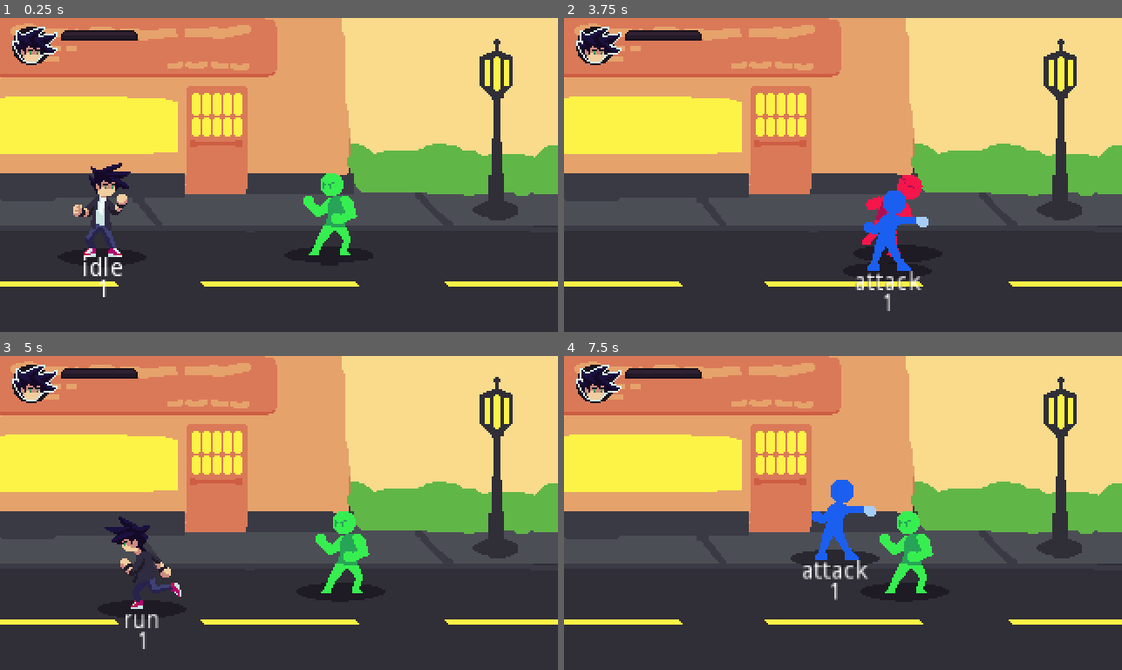
Above: before the commit, frames 1-4 (two rows, left to right).
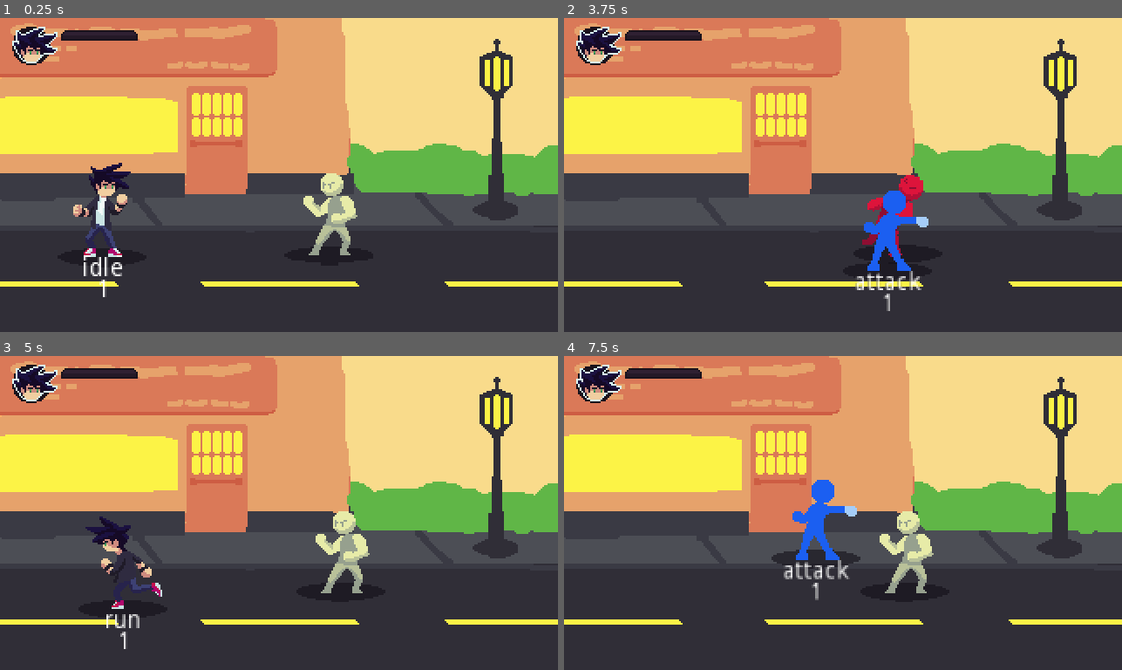
Above: after the commit, the same moments.

Repository: VrituuRuby/Beat-em-Up-Game
Game: Godot game, scene res://levels/World.tscn
Two runs of this game, one before a commit and one after it. Both use one fixed random seed, a clock stepped at 60 frames per second and the inputs below.
Inputs:
- Up to frame 1 (0.25 s): no input
- Up to frame 2 (3.75 s): hold Right (ui_right) 0.53-1.28 s; hold Z (attack1) 0.53-1.28 s; hold Down (ui_down) 1.28-2.03 s; tap Z (attack1) at 1.35, 2.85 s; hold Right (ui_right) 2.03-2.78 s; hold Z (attack1) 2.03-2.78 s; hold Up (ui_up) 2.78-3.53 s; hold Left (ui_left) from 3.53 s (still down); hold Z (attack1) from 3.53 s (still down)
- Up to frame 3 (5 s): keep holding Left (ui_left); release Z (attack1) at 4.28 s; tap Z (attack1) at 4.35 s
- Up to frame 4 (7.5 s): release Left (ui_left) at 5.03 s; hold Down (ui_down) 5.03-5.78 s; hold Z (attack1) 5.03-5.78 s; hold Right (ui_right) 5.78-6.53 s; tap Z (attack1) at 5.85, 7.35 s; hold Up (ui_up) 6.53-7.28 s; hold Z (attack1) 6.53-7.28 s; hold Right (ui_right) from 7.28 s (still down)

The runs differ from the first frame. In frame 1, 1.2% of the frame differs, in the area x 54-65%, y 49-76%; in frame 2, 0.4%; in frame 3, 3.0%; in frame 4, 3.7%, in the area x 37-67%, y 39-78%.

Commit message:
Placeholder enemy animations + stun state

Diff:
--- a/actors/enemy/Enemy.gd
+++ b/actors/enemy/Enemy.gd
@@ -2,18 +2,20 @@
 enum STATE{
 	IDLE,
 	HURT,
-	ATTACK
+	STUN,
+	KNOCKEDBACK
 }
 
 onready var animation_player = $AnimationPlayer
 onready var label = $Label
 onready var sprite = $Sprite
-
+onready var stun_timer = $StunTimer
 
 var vel = Vector2.ZERO
 var player = null
 var state = STATE.IDLE
 var player_dir = Vector2.ZERO
+var stun_count = 0
 
 func _ready():
 	add_to_group('enemies')
@@ -26,6 +28,12 @@
 		STATE.IDLE:
 			label.set_text('IDLE')
 			_idle_state()
+		STATE.STUN:
+			label.set_text('STUNNED')
+			_stun_state()
+		STATE.KNOCKEDBACK:
+			_knockedback_state()
+			label.set_text('KNOCKED')
 
 	if player != null:
 		player_dir = global_position - player.global_position
@@ -42,20 +50,40 @@
 	animation_player.play("Idle")
 	vel = vel.linear_interpolate(Vector2.ZERO, 0.2)
 
+func _stun_state():
+	vel = vel.linear_interpolate(Vector2.ZERO, 0.2)
+	animation_player.play("Stun")
+
+func _knockedback_state():
+	animation_player.play("Knockback")
+	vel.x = 250 * sprite.scale.x
+	vel = vel.linear_interpolate(Vector2.ZERO, 0.4)
+
 func _hurt_state():
 	animation_player.play("Hurt")
 
 func _take_damage():
 	state = STATE.HURT
-	vel.x += 20 * sprite.scale.x
+	vel.x = 20 * sprite.scale.x
+	stun_count += 1
+	stun_timer.start()
+	if stun_count == 2:
+		state = STATE.STUN
+		stun_count = 0
 
 func _set_player(playerNode):
  player = playerNode
 
 func _on_Hurtbox_area_entered(area):
-	if player.global_position.y >= global_position.y - 10 and player.global_position.y <= global_position.y + 10:
-		_take_damage()
-		area.emit_signal('hit')
+	if state != STATE.STUN:
+		if player.global_position.y >= global_position.y - 10 and player.global_position.y <= global_position.y + 10:
+			_take_damage()
+			area.emit_signal('hit')
+	else:
+		state = STATE.KNOCKEDBACK
 
 func _on_animation_finished():
 	state = STATE.IDLE
+
+func _on_StunTimer_timeout():
+	stun_count = 0
--- a/actors/enemy/Enemy.tscn
+++ b/actors/enemy/Enemy.tscn
@@ -1,15 +1,41 @@
-[gd_scene load_steps=9 format=2]
+[gd_scene load_steps=12 format=2]
 
 [ext_resource path="res://actors/enemy/Enemy.gd" type="Script" id=1]
 [ext_resource path="res://actors/shadow.png" type="Texture" id=2]
-[ext_resource path="res://actors/enemy/enemy-damage.png" type="Texture" id=3]
+[ext_resource path="res://actors/enemy/enemy-spritesheet.png" type="Texture" id=3]
 [ext_resource path="res://actors/hit-hurtboxes/Hurtbox.tscn" type="PackedScene" id=5]
 
 [sub_resource type="RectangleShape2D" id=1]
 extents = Vector2( 4, 10 )
 
 [sub_resource type="Animation" id=2]
-resource_name = "Hurt"
+resource_name = "Dead"
+tracks/0/type = "value"
+tracks/0/path = NodePath("Sprite:frame")
+tracks/0/interp = 1
+tracks/0/loop_wrap = true
+tracks/0/imported = false
+tracks/0/enabled = true
+tracks/0/keys = {
+"times": PoolRealArray( 0 ),
+"transitions": PoolRealArray( 1 ),
+"update": 1,
+"values": [ 5 ]
+}
+tracks/1/type = "value"
+tracks/1/path = NodePath("Sprite:position")
+tracks/1/interp = 1
+tracks/1/loop_wrap = true
+tracks/1/imported = false
+tracks/1/enabled = true
+tracks/1/keys = {
+"times": PoolRealArray( 0 ),
+"transitions": PoolRealArray( 1 ),
+"update": 0,
+"values": [ Vector2( 0, -32 ) ]
+}
+
+[sub_resource type="Animation" id=3]
 length = 0.5
 step = 0.01
 tracks/0/type = "value"
@@ -22,7 +48,7 @@
 "times": PoolRealArray( 0 ),
 "transitions": PoolRealArray( 1 ),
 "update": 1,
-"values": [ 1 ]
+"values": [ 2 ]
 }
 tracks/1/type = "method"
 tracks/1/path = NodePath(".")
@@ -57,14 +83,25 @@
 tracks/3/imported = false
 tracks/3/enabled = true
 tracks/3/keys = {
-"times": PoolRealArray( 0, 0.02, 0.03, 0.05, 0.08, 0.1, 0.17 ),
-"transitions": PoolRealArray( 1, 1, 1, 1, 1, 1, 1 ),
-"update": 0,
-"values": [ Color( 0.215686, 0.933333, 0.376471, 1 ), Color( 0.960784, 0.0862745, 0.352941, 1 ), Color( 0.215686, 0.933333, 0.376471, 1 ), Color( 0.960784, 0.0862745, 0.352941, 1 ), Color( 0.215686, 0.933333, 0.376471, 1 ), Color( 0.960784, 0.0862745, 0.352941, 1 ), Color( 0.215686, 0.933333, 0.376471, 1 ) ]
-}
-
-[sub_resource type="Animation" id=3]
-resource_name = "Idle"
+"times": PoolRealArray( 0, 0.05, 0.08, 0.1, 0.17 ),
+"transitions": PoolRealArray( 1, 1, 1, 1, 1 ),
+"update": 0,
+"values": [ Color( 0.960784, 0.0862745, 0.352941, 1 ), Color( 0.960784, 0.0862745, 0.352941, 1 ), Color( 1, 1, 1, 1 ), Color( 0.960784, 0.0862745, 0.352941, 1 ), Color( 1, 1, 1, 1 ) ]
+}
+tracks/4/type = "value"
+tracks/4/path = NodePath("Sprite:position")
+tracks/4/interp = 1
+tracks/4/loop_wrap = true
+tracks/4/imported = false
+tracks/4/enabled = true
+tracks/4/keys = {
+"times": PoolRealArray( 0 ),
+"transitions": PoolRealArray( 1 ),
+"update": 0,
+"values": [ Vector2( 0, -32 ) ]
+}
+
+[sub_resource type="Animation" id=4]
 length = 0.1
 loop = true
 tracks/0/type = "value"
@@ -101,10 +138,117 @@
 "times": PoolRealArray( 0 ),
 "transitions": PoolRealArray( 1 ),
 "update": 0,
-"values": [ Color( 0.215686, 0.933333, 0.376471, 1 ) ]
-}
-
-[sub_resource type="RectangleShape2D" id=4]
+"values": [ Color( 1, 1, 1, 1 ) ]
+}
+tracks/3/type = "value"
+tracks/3/path = NodePath("Sprite:position")
+tracks/3/interp = 1
+tracks/3/loop_wrap = true
+tracks/3/imported = false
+tracks/3/enabled = true
+tracks/3/keys = {
+"times": PoolRealArray( 0 ),
+"transitions": PoolRealArray( 1 ),
+"update": 0,
+"values": [ Vector2( 0, -32 ) ]
+}
+
+[sub_resource type="Animation" id=5]
+resource_name = "Knockback"
+tracks/0/type = "value"
+tracks/0/path = NodePath("Sprite:frame")
+tracks/0/interp = 1
+tracks/0/loop_wrap = true
+tracks/0/imported = false
+tracks/0/enabled = true
+tracks/0/keys = {
+"times": PoolRealArray( 0 ),
+"transitions": PoolRealArray( 1 ),
+"update": 1,
+"values": [ 4 ]
+}
+tracks/1/type = "value"
+tracks/1/path = NodePath("Sprite:position")
+tracks/1/interp = 1
+tracks/1/loop_wrap = true
+tracks/1/imported = false
+tracks/1/enabled = true
+tracks/1/keys = {
+"times": PoolRealArray( 0, 0.1, 0.4 ),
+"transitions": PoolRealArray( 0.225313, 1, 9.51367 ),
+"update": 0,
+"values": [ Vector2( 0, -20 ), Vector2( 0, -50 ), Vector2( 0, -20 ) ]
+}
+tracks/2/type = "method"
+tracks/2/path = NodePath(".")
+tracks/2/interp = 1
+tracks/2/loop_wrap = true
+tracks/2/imported = false
+tracks/2/enabled = true
+tracks/2/keys = {
+"times": PoolRealArray( 0.4 ),
+"transitions": PoolRealArray( 1 ),
+"values": [ {
+"args": [  ],
+"method": "_on_animation_finished"
+} ]
+}
+
+[sub_resource type="Animation" id=6]
+resource_name = "Stun"
+step = 0.125
+tracks/0/type = "value"
+tracks/0/path = NodePath("Sprite:frame")
+tracks/0/interp = 1
+tracks/0/loop_wrap = true
+tracks/0/imported = false
+tracks/0/enabled = true
+tracks/0/keys = {
+"times": PoolRealArray( 0 ),
+"transitions": PoolRealArray( 1 ),
+"update": 1,
+"values": [ 3 ]
+}
+tracks/1/type = "value"
+tracks/1/path = NodePath("Sprite:modulate")
+tracks/1/interp = 1
+tracks/1/loop_wrap = true
+tracks/1/imported = false
+tracks/1/enabled = true
+tracks/1/keys = {
+"times": PoolRealArray( 0, 0.125, 0.25, 0.375, 0.5, 0.625, 0.75, 0.875, 1 ),
+"transitions": PoolRealArray( 1, 1, 1, 1, 1, 1, 1, 1, 1 ),
+"update": 0,
+"values": [ Color( 1, 1, 1, 1 ), Color( 0.980392, 0.945098, 0.0470588, 1 ), Color( 1, 1, 1, 1 ), Color( 0.980392, 0.945098, 0.0470588, 1 ), Color( 1, 1, 1, 1 ), Color( 0.980392, 0.945098, 0.0470588, 1 ), Color( 1, 1, 1, 1 ), Color( 0.980392, 0.945098, 0.0470588, 1 ), Color( 1, 1, 1, 1 ) ]
+}
+tracks/2/type = "method"
+tracks/2/path = NodePath(".")
+tracks/2/interp = 1
+tracks/2/loop_wrap = true
+tracks/2/imported = false
+tracks/2/enabled = true
+tracks/2/keys = {
+"times": PoolRealArray( 1 ),
+"transitions": PoolRealArray( 1 ),
+"values": [ {
+"args": [  ],
+"method": "_on_animation_finished"
+} ]
+}
+tracks/3/type = "value"
+tracks/3/path = NodePath("Sprite:position")
+tracks/3/interp = 1
+tracks/3/loop_wrap = true
+tracks/3/imported = false
+tracks/3/enabled = true
+tracks/3/keys = {
+"times": PoolRealArray( 0 ),
+"transitions": PoolRealArray( 1 ),
+"update": 0,
+"values": [ Vector2( 0, -32 ) ]
+}
+
+[sub_resource type="RectangleShape2D" id=7]
 extents = Vector2( 10, 17 )
 
 [node name="Enemy" type="KinematicBody2D"]
@@ -121,16 +265,19 @@
 texture = ExtResource( 2 )
 
 [node name="Sprite" type="Sprite" parent="."]
-modulate = Color( 0.215686, 0.933333, 0.376471, 1 )
-position = Vector2( 0, -32 )
+position = Vector2( 0, -20 )
 texture = ExtResource( 3 )
-hframes = 2
-frame = 1
+vframes = 2
+hframes = 3
+frame = 4
 region_rect = Rect2( 18, 0, 300, 128 )
 
 [node name="AnimationPlayer" type="AnimationPlayer" parent="."]
-anims/Hurt = SubResource( 2 )
-anims/Idle = SubResource( 3 )
+anims/Dead = SubResource( 2 )
+anims/Hurt = SubResource( 3 )
+anims/Idle = SubResource( 4 )
+anims/Knockback = SubResource( 5 )
+anims/Stun = SubResource( 6 )
 
 [node name="Label" type="Label" parent="."]
 visible = false
@@ -149,7 +296,10 @@
 
 [node name="CollisionShape2D" parent="Hurtbox" index="0"]
 position = Vector2( 2, -26 )
-shape = SubResource( 4 )
+shape = SubResource( 7 )
+
+[node name="StunTimer" type="Timer" parent="."]
 [connection signal="area_entered" from="Hurtbox" to="." method="_on_Hurtbox_area_entered"]
+[connection signal="timeout" from="StunTimer" to="." method="_on_StunTimer_timeout"]
 
 [editable path="Hurtbox"]
--- a/actors/player/PlayerStateMachine/MainComboTest.gd
+++ b/actors/player/PlayerStateMachine/MainComboTest.gd
@@ -47,7 +47,7 @@
 func hit_stop():
 	get_owner().animation_player.playback_speed = 0.1
 	combo_timeout.set_paused(true)
-	yield(get_tree().create_timer(0.16), "timeout")
+	yield(get_tree().create_timer(0.08), "timeout")
 	get_owner().animation_player.playback_speed = 1
 	combo_timeout.set_paused(false)
 
--- a/actors/player/PlayerStateMachine/PlayerStateMachine.gd
+++ b/actors/player/PlayerStateMachine/PlayerStateMachine.gd
@@ -6,7 +6,6 @@
 func get_input_direction():
 	input_direction.y = Input.get_action_strength('ui_down') - Input.get_action_strength('ui_up')
 	input_direction.x = Input.get_action_strength("ui_right") - Input.get_action_strength('ui_left')
-	input_direction = input_direction.normalized()
 	return input_direction
 
 func _ready():
--- a/actors/player/PlayerStateMachine/PlayerStateMachine.tscn
+++ b/actors/player/PlayerStateMachine/PlayerStateMachine.tscn
@@ -400,24 +400,26 @@
 "values": [ 0, 1, 2, 3, 4, 5, 6, 7 ]
 }
 
+[sub_resource type="AnimationNodeAnimation" id=8]
+animation = "Hit1"
+
 [sub_resource type="AnimationNodeAnimation" id=9]
-animation = "Hit1"
+animation = "Hit2"
 
 [sub_resource type="AnimationNodeAnimation" id=10]
-animation = "Hit2"
+animation = "Hit3"
 
 [sub_resource type="AnimationNodeAnimation" id=11]
-animation = "Hit3"
+animation = "Hit4"
 
 [sub_resource type="AnimationNodeAnimation" id=12]
-animation = "Hit4"
+animation = "Idle"
 
 [sub_resource type="AnimationNodeAnimation" id=13]
-animation = "Idle"
-
-[sub_resource type="AnimationNodeAnimation" id=14]
 animation = "Run"
 
+[sub_resource type="AnimationNodeStateMachineTransition" id=14]
+
 [sub_resource type="AnimationNodeStateMachineTransition" id=15]
 
 [sub_resource type="AnimationNodeStateMachineTransition" id=16]
@@ -425,6 +427,8 @@
 [sub_resource type="AnimationNodeStateMachineTransition" id=17]
 
 [sub_resource type="AnimationNodeStateMachineTransition" id=18]
+switch_mode = 2
+auto_advance = true
 
 [sub_resource type="AnimationNodeStateMachineTransition" id=19]
 switch_mode = 2
@@ -435,40 +439,36 @@
 auto_advance = true
 
 [sub_resource type="AnimationNodeStateMachineTransition" id=21]
+
+[sub_resource type="AnimationNodeStateMachineTransition" id=22]
+switch_mode = 2
+
+[sub_resource type="AnimationNodeStateMachineTransition" id=23]
+
+[sub_resource type="AnimationNodeStateMachineTransition" id=24]
 switch_mode = 2
 auto_advance = true
 
-[sub_resource type="AnimationNodeStateMachineTransition" id=22]
-
-[sub_resource type="AnimationNodeStateMachineTransition" id=23]
-switch_mode = 2
-
-[sub_resource type="AnimationNodeStateMachineTransition" id=24]
-
 [sub_resource type="AnimationNodeStateMachineTransition" id=25]
-switch_mode = 2
-auto_advance = true
-
-[sub_resource type="AnimationNodeStateMachineTransition" id=26]
-
-[sub_resource type="AnimationNodeStateMachine" id=27]
-states/Hit1/node = SubResource( 9 )
+
+[sub_resource type="AnimationNodeStateMachine" id=26]
+states/Hit1/node = SubResource( 8 )
 states/Hit1/position = Vector2( 135, 6 )
-states/Hit2/node = SubResource( 10 )
+states/Hit2/node = SubResource( 9 )
 states/Hit2/position = Vector2( 240, -55 )
-states/Hit3/node = SubResource( 11 )
+states/Hit3/node = SubResource( 10 )
 states/Hit3/position = Vector2( 412, -55 )
-states/Hit4/node = SubResource( 12 )
+states/Hit4/node = SubResource( 11 )
 states/Hit4/position = Vector2( 528, 6 )
-states/Idle/node = SubResource( 13 )
+states/Idle/node = SubResource( 12 )
 states/Idle/position = Vector2( 226, 97 )
-states/Run/node = SubResource( 14 )
+states/Run/node = SubResource( 13 )
 states/Run/position = Vector2( 470, 97 )
-transitions = [ "Idle", "Run", SubResource( 15 ), "Run", "Idle", SubResource( 16 ), "Idle", "Hit1", SubResource( 17 ), "Hit1", "Hit2", SubResource( 18 ), "Hit1", "Idle", SubResource( 19 ), "Hit2", "Idle", SubResource( 20 ), "Hit3", "Idle", SubResource( 21 ), "Hit2", "Hit3", SubResource( 22 ), "Hit3", "Hit2", SubResource( 23 ), "Hit3", "Hit4", SubResource( 24 ), "Hit4", "Idle", SubResource( 25 ), "Run", "Hit1", SubResource( 26 ) ]
+transitions = [ "Idle", "Run", SubResource( 14 ), "Run", "Idle", SubResource( 15 ), "Idle", "Hit1", SubResource( 16 ), "Hit1", "Hit2", SubResource( 17 ), "Hit1", "Idle", SubResource( 18 ), "Hit2", "Idle", SubResource( 19 ), "Hit3", "Idle", SubResource( 20 ), "Hit2", "Hit3", SubResource( 21 ), "Hit3", "Hit2", SubResource( 22 ), "Hit3", "Hit4", SubResource( 23 ), "Hit4", "Idle", SubResource( 24 ), "Run", "Hit1", SubResource( 25 ) ]
 start_node = "Idle"
 graph_offset = Vector2( -72.2206, -106.848 )
 
-[sub_resource type="AnimationNodeStateMachinePlayback" id=28]
+[sub_resource type="AnimationNodeStateMachinePlayback" id=27]
 
 [node name="PlayerStateMachine" type="KinematicBody2D"]
 collision_layer = 2147483650
--- a/project.godot
+++ b/project.godot
@@ -59,25 +59,25 @@
 [input]
 
 ui_left={
-"deadzone": 0.5,
+"deadzone": 0.2,
 "events": [ Object(InputEventKey,"resource_local_to_scene":false,"resource_name":"","device":0,"alt":false,"shift":false,"control":false,"meta":false,"command":false,"pressed":false,"scancode":16777231,"unicode":0,"echo":false,"script":null)
 , Object(InputEventJoypadMotion,"resource_local_to_scene":false,"resource_name":"","device":0,"axis":0,"axis_value":-1.0,"script":null)
  ]
 }
 ui_right={
-"deadzone": 0.5,
+"deadzone": 0.2,
 "events": [ Object(InputEventKey,"resource_local_to_scene":false,"resource_name":"","device":0,"alt":false,"shift":false,"control":false,"meta":false,"command":false,"pressed":false,"scancode":16777233,"unicode":0,"echo":false,"script":null)
 , Object(InputEventJoypadMotion,"resource_local_to_scene":false,"resource_name":"","device":0,"axis":0,"axis_value":1.0,"script":null)
  ]
 }
 ui_up={
-"deadzone": 0.5,
+"deadzone": 0.2,
 "events": [ Object(InputEventKey,"resource_local_to_scene":false,"resource_name":"","device":0,"alt":false,"shift":false,"control":false,"meta":false,"command":false,"pressed":false,"scancode":16777232,"unicode":0,"echo":false,"script":null)
 , Object(InputEventJoypadMotion,"resource_local_to_scene":false,"resource_name":"","device":0,"axis":1,"axis_value":-1.0,"script":null)
  ]
 }
 ui_down={
-"deadzone": 0.5,
+"deadzone": 0.2,
 "events": [ Object(InputEventKey,"resource_local_to_scene":false,"resource_name":"","device":0,"alt":false,"shift":false,"control":false,"meta":false,"command":false,"pressed":false,"scancode":16777234,"unicode":0,"echo":false,"script":null)
 , Object(InputEventJoypadMotion,"resource_local_to_scene":false,"resource_name":"","device":0,"axis":1,"axis_value":1.0,"script":null)
  ]
Binary file added: actors/enemy/enemy-spritesheet.png
Not shown, added: actors/enemy/enemy-spritesheet.png.import
Not shown: 4 places in actors/player/PlayerStateMachine/PlayerStateMachine.tscn that only renumber resources
